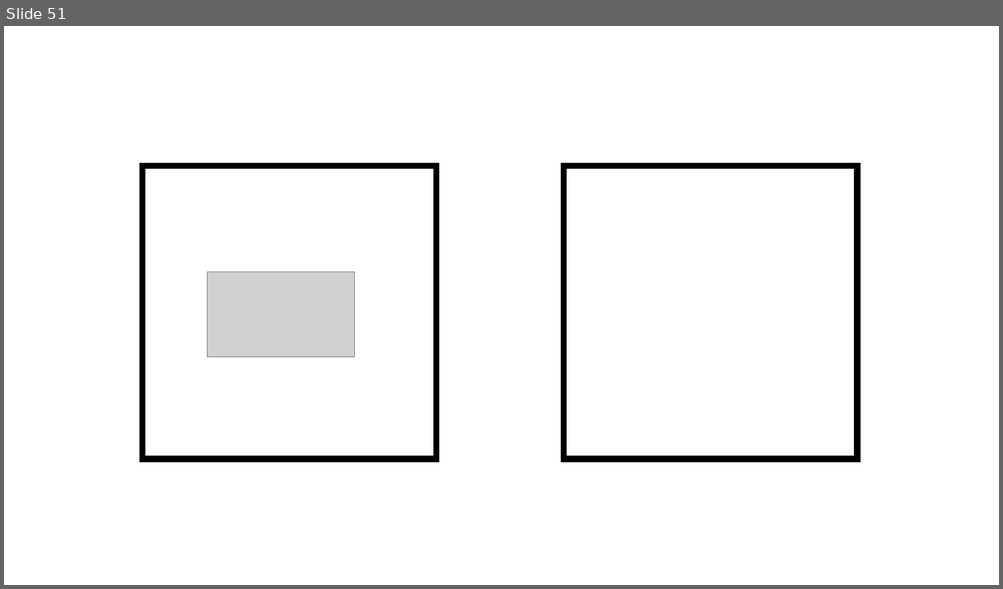
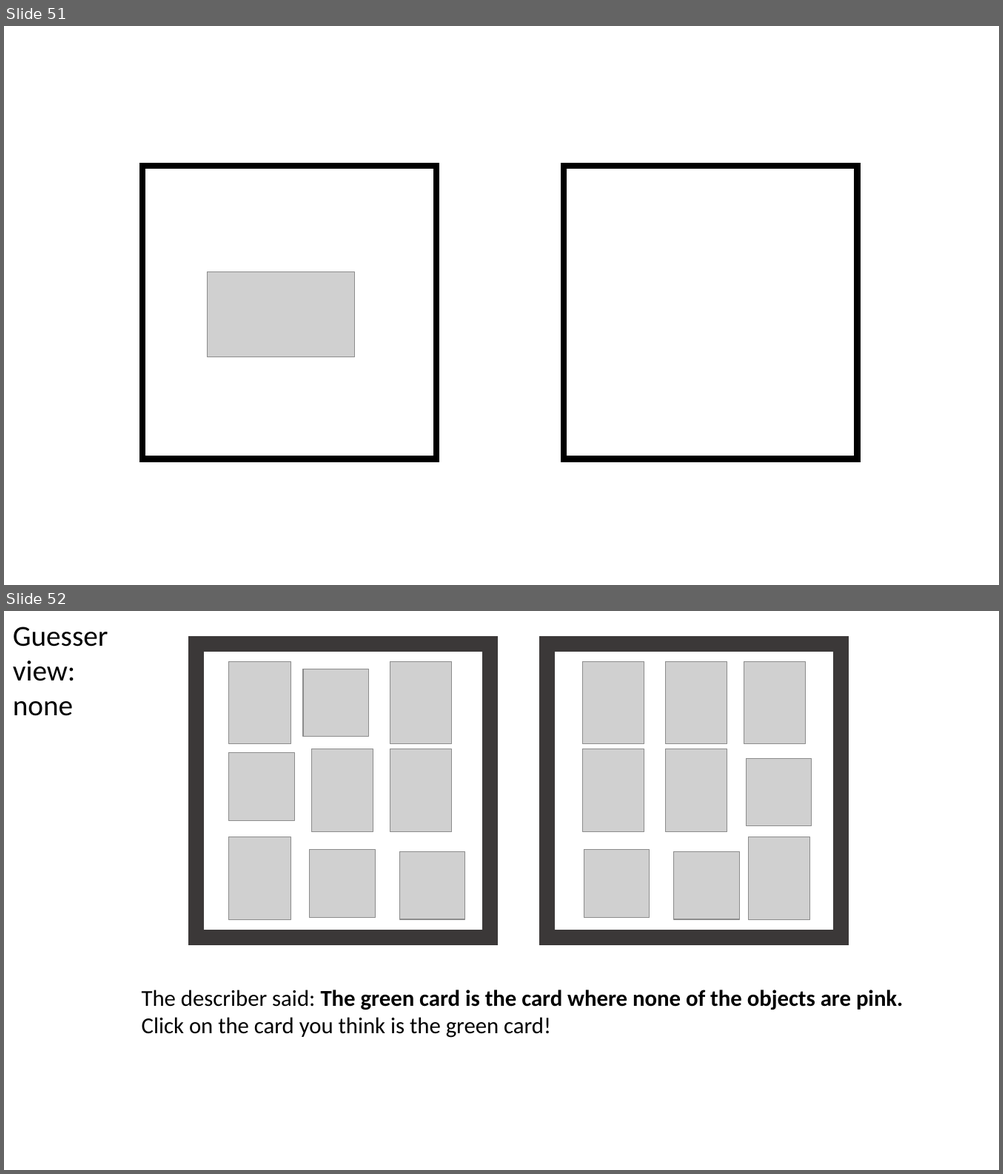
Before and after one commit to michael-franke/misleading_with_underinfo, a slide deck: experiments/06_sentence_select_with_training/images/items.pptx. Shown one above the other, each under a label of ours: slide 51 before the commit, slides 51 and 52 after it. The pictures are 1003x589 and 1003x1174 pixels, drawn with LibreOffice and Linux fonts; fonts in the diff are those of the drawing; grey boxes stand for pictures. Boxes give left, top, right and bottom in pixels: in the first picture for what was removed or moved away, otherwise in the second. Text is boxed around its words. In the diff, an @@ line names an element or a change of style, - is before the commit and + after.

```diff
--- a/experiments/06_sentence_select_with_training/images/items.pptx
+++ b/experiments/06_sentence_select_with_training/images/items.pptx
@@ slide 52 added at [4, 611, 999, 1170], background #FFFFFF @@
@@ text added at [13, 627, 108, 716], 28 pt, text #000000 @@
+Guesser view: none
@@ rectangle added at [196, 644, 489, 938], outline #3B3838 15 pt @@
@@ rectangle added at [547, 644, 841, 938], outline #3B3838 15 pt @@
@@ picture added at [229, 662, 291, 744] @@
@@ picture added at [303, 669, 369, 737] @@
@@ picture added at [390, 662, 452, 744] @@
@@ picture added at [583, 662, 645, 744] @@
@@ picture added at [665, 662, 727, 744] @@
@@ picture added at [744, 662, 806, 744] @@
@@ picture added at [229, 753, 295, 820] @@
@@ picture added at [311, 749, 373, 832] @@
@@ picture added at [390, 749, 452, 832] @@
@@ picture added at [583, 749, 645, 832] @@
@@ picture added at [665, 749, 727, 832] @@
@@ picture added at [745, 759, 811, 826] @@
@@ picture added at [229, 837, 291, 920] @@
@@ picture added at [310, 850, 375, 917] @@
@@ picture added at [399, 852, 465, 920] @@
@@ picture added at [583, 850, 649, 917] @@
@@ picture added at [674, 852, 740, 920] @@
@@ picture added at [748, 837, 810, 920] @@
@@ text added at [142, 990, 902, 1038], 22 pt, text #000000 @@
+The describer said: The green card is the card where none of the objects are pink.
+Click on the card you think is the green card!
```
Also in this commit, not shown: 5 other files.
